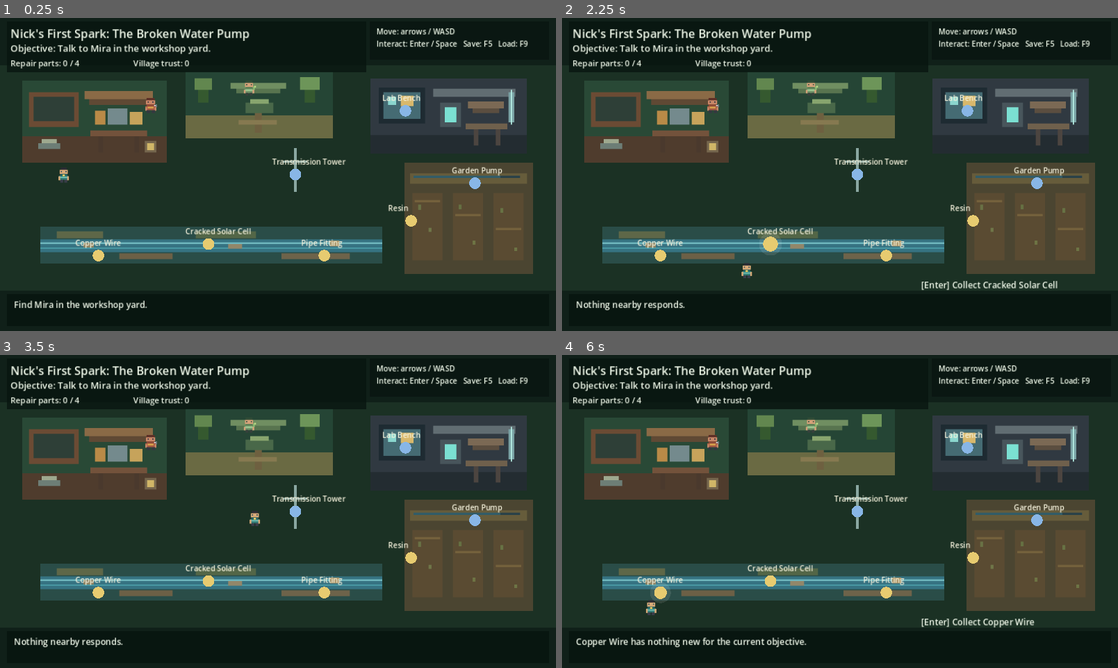
Above: before the commit, frames 1-4 (two rows, left to right).
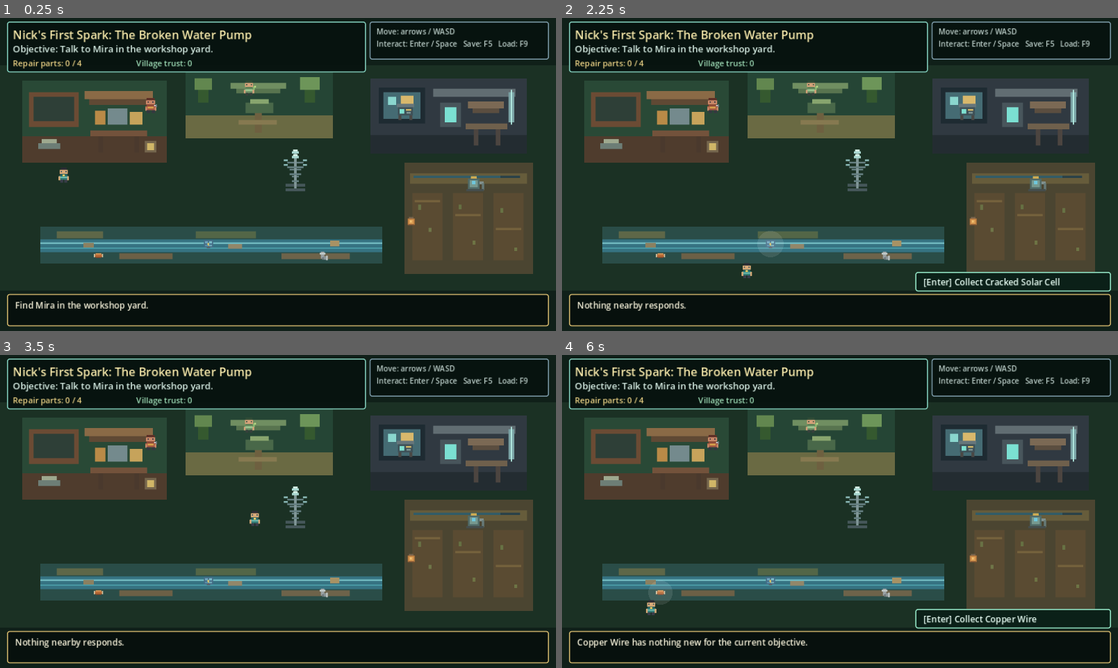
Above: after the commit, the same moments.

Repository: ndrorchestration/nick-luminous-valley
Game: Godot game, scene res://scenes/world/main.tscn
Two runs of this game, one before a commit and one after it. Both use one fixed random seed, a clock stepped at 60 frames per second and the inputs below.
Inputs:
- Up to frame 1 (0.25 s): no input
- Up to frame 2 (2.25 s): tap Enter at 0.5, 0.6, 1.35, 2.1 s; hold Right (ui_right) 0.53-1.28 s; tap Space at 0.77, 1.52 s; hold Down (ui_down) 1.28-2.03 s; hold Right (ui_right) from 2.03 s (still down)
- Up to frame 3 (3.5 s): release Right (ui_right) at 2.78 s; hold Up (ui_up) from 2.78 s (still down); tap Enter at 2.85 s; tap Space at 3.02 s
- Up to frame 4 (6 s): tap Space at 3.5, 3.77, 4.52 s; release Up (ui_up) at 3.53 s; hold Left (ui_left) 3.53-5.03 s; tap Enter every 0.75 s from 3.6 to 5.85 s; hold Down (ui_down) 5.03-5.78 s; hold Right (ui_right) from 5.78 s (still down)

The runs differ from the first frame. In frame 1, 6.6% of the frame differs, in the area x 1-99%, y 1-99%; in frame 2, 7.5%; in frame 3, 6.5%; in frame 4, 7.8%.

Commit message:
Complete first authored props and UI pass
Complete all remaining authored visual slots and strengthen HUD/interaction presentation while preserving verified gameplay and Windows packaging.

Diff:
--- /dev/null
+++ b/assets/art/props/copper_wire_v1.svg
@@ -0,0 +1 @@
+<svg xmlns="http://www.w3.org/2000/svg" width="20" height="20" viewBox="0 0 20 20" shape-rendering="crispEdges"><rect width="20" height="20" fill="none"/><rect x="3" y="8" width="14" height="4" fill="#b96b36"/><rect x="5" y="6" width="10" height="2" fill="#e09b58"/><rect x="5" y="12" width="10" height="2" fill="#7f482b"/><rect x="2" y="7" width="2" height="6" fill="#d2c5a3"/><rect x="16" y="7" width="2" height="6" fill="#d2c5a3"/></svg>
--- /dev/null
+++ b/assets/art/props/garden_pump_v1.svg
@@ -0,0 +1 @@
+<svg xmlns="http://www.w3.org/2000/svg" width="40" height="40" viewBox="0 0 40 40" shape-rendering="crispEdges"><rect width="40" height="40" fill="none"/><rect x="8" y="12" width="20" height="18" fill="#506a67"/><rect x="11" y="15" width="14" height="12" fill="#77998f"/><rect x="28" y="17" width="7" height="5" fill="#81908d"/><rect x="32" y="20" width="4" height="12" fill="#667a78"/><rect x="5" y="30" width="30" height="4" fill="#454d4c"/><rect x="13" y="8" width="10" height="4" fill="#d1ad52"/><rect x="15" y="16" width="6" height="6" fill="#6fc7dd"/></svg>
--- /dev/null
+++ b/assets/art/props/lab_bench_v1.svg
@@ -0,0 +1 @@
+<svg xmlns="http://www.w3.org/2000/svg" width="40" height="40" viewBox="0 0 40 40" shape-rendering="crispEdges"><rect width="40" height="40" fill="none"/><rect x="5" y="8" width="30" height="6" fill="#66767b"/><rect x="7" y="14" width="26" height="14" fill="#3e5158"/><rect x="10" y="17" width="8" height="8" fill="#7ee0d0"/><rect x="21" y="17" width="9" height="3" fill="#d6ba68"/><rect x="22" y="22" width="7" height="3" fill="#7c9292"/><rect x="8" y="28" width="5" height="8" fill="#4a4845"/><rect x="27" y="28" width="5" height="8" fill="#4a4845"/></svg>
--- /dev/null
+++ b/assets/art/props/pipe_fitting_v1.svg
@@ -0,0 +1 @@
+<svg xmlns="http://www.w3.org/2000/svg" width="20" height="20" viewBox="0 0 20 20" shape-rendering="crispEdges"><rect width="20" height="20" fill="none"/><rect x="4" y="3" width="6" height="12" fill="#9aa2a4"/><rect x="8" y="11" width="8" height="6" fill="#8a9396"/><rect x="2" y="5" width="10" height="3" fill="#c3cbca"/><rect x="6" y="13" width="3" height="4" fill="#6d777a"/><rect x="13" y="10" width="3" height="8" fill="#b8bfbe"/></svg>
--- /dev/null
+++ b/assets/art/props/resin_v1.svg
@@ -0,0 +1 @@
+<svg xmlns="http://www.w3.org/2000/svg" width="20" height="20" viewBox="0 0 20 20" shape-rendering="crispEdges"><rect width="20" height="20" fill="none"/><rect x="6" y="3" width="8" height="3" fill="#75614b"/><rect x="4" y="6" width="12" height="11" fill="#bd7d3f"/><rect x="6" y="8" width="8" height="7" fill="#d99b52"/><rect x="8" y="9" width="3" height="4" fill="#f2c272"/><rect x="5" y="16" width="10" height="2" fill="#785335"/></svg>
--- /dev/null
+++ b/assets/art/props/solar_cell_v1.svg
@@ -0,0 +1 @@
+<svg xmlns="http://www.w3.org/2000/svg" width="20" height="20" viewBox="0 0 20 20" shape-rendering="crispEdges"><rect width="20" height="20" fill="none"/><rect x="2" y="3" width="16" height="13" fill="#456d87"/><rect x="4" y="5" width="5" height="4" fill="#6ea4bb"/><rect x="11" y="5" width="5" height="4" fill="#78b8c5"/><rect x="4" y="11" width="5" height="3" fill="#568ea7"/><rect x="11" y="11" width="5" height="3" fill="#6fa7b5"/><rect x="9" y="8" width="2" height="5" fill="#d8c56a"/><rect x="8" y="9" width="2" height="2" fill="#d8c56a"/><rect x="7" y="15" width="6" height="2" fill="#5a5f65"/></svg>
--- /dev/null
+++ b/assets/art/props/transmission_tower_v1.svg
@@ -0,0 +1 @@
+<svg xmlns="http://www.w3.org/2000/svg" width="48" height="72" viewBox="0 0 48 72" shape-rendering="crispEdges"><rect width="48" height="72" fill="none"/><rect x="22" y="8" width="4" height="52" fill="#819798"/><rect x="10" y="22" width="28" height="3" fill="#657f81"/><rect x="14" y="34" width="20" height="3" fill="#657f81"/><rect x="18" y="46" width="12" height="3" fill="#657f81"/><rect x="7" y="60" width="34" height="5" fill="#46575a"/><rect x="18" y="4" width="12" height="4" fill="#a9d7d0"/><rect x="20" y="1" width="8" height="3" fill="#d8f4e8"/><rect x="4" y="18" width="7" height="3" fill="#88b6b4"/><rect x="37" y="18" width="7" height="3" fill="#88b6b4"/></svg>
--- a/data/visual_assets.json
+++ b/data/visual_assets.json
@@ -5,13 +5,13 @@
     "player": {"path": "res://assets/art/characters/nick_field_v1.svg", "size": [32, 32]},
     "mira": {"path": "res://assets/art/characters/mira_field_v1.svg", "size": [32, 32]},
     "sora": {"path": "res://assets/art/characters/sora_field_v1.svg", "size": [32, 32]},
-    "wire": {"path": "", "size": [20, 20]},
-    "solar": {"path": "", "size": [20, 20]},
-    "pipe": {"path": "", "size": [20, 20]},
-    "resin": {"path": "", "size": [20, 20]},
-    "lab": {"path": "", "size": [40, 40]},
-    "pump": {"path": "", "size": [40, 40]},
-    "tower": {"path": "", "size": [48, 72]},
+    "wire": {"path": "res://assets/art/props/copper_wire_v1.svg", "size": [20, 20]},
+    "solar": {"path": "res://assets/art/props/solar_cell_v1.svg", "size": [20, 20]},
+    "pipe": {"path": "res://assets/art/props/pipe_fitting_v1.svg", "size": [20, 20]},
+    "resin": {"path": "res://assets/art/props/resin_v1.svg", "size": [20, 20]},
+    "lab": {"path": "res://assets/art/props/lab_bench_v1.svg", "size": [40, 40]},
+    "pump": {"path": "res://assets/art/props/garden_pump_v1.svg", "size": [40, 40]},
+    "tower": {"path": "res://assets/art/props/transmission_tower_v1.svg", "size": [48, 72]},
     "zone_workshop": {"path": "res://assets/art/environment/workshop_yard_v1.svg", "rect": [38, 108, 250, 142]},
     "zone_green": {"path": "res://assets/art/environment/village_green_v1.svg", "rect": [320, 92, 255, 116]},
     "zone_lab": {"path": "res://assets/art/environment/grandfathers_lab_v1.svg", "rect": [640, 104, 270, 130]},
--- a/scripts/ui/hud.gd
+++ b/scripts/ui/hud.gd
@@ -6,20 +6,22 @@
 var trust_label: Label
 var message_label: Label
 var hint_label: Label
+var hint_panel: Panel
 
 func build_ui() -> void:
-	_add_panel(Vector2(12, 6), Vector2(620, 88), Color(0.03, 0.08, 0.06, 0.78))
-	_add_panel(Vector2(638, 6), Vector2(310, 66), Color(0.03, 0.08, 0.06, 0.72))
-	_add_panel(Vector2(12, 476), Vector2(936, 56), Color(0.03, 0.08, 0.06, 0.88))
+	_add_panel(Vector2(12, 6), Vector2(620, 88), Color(0.025, 0.07, 0.055, 0.92), Color("78bfae"))
+	_add_panel(Vector2(638, 6), Vector2(310, 66), Color(0.025, 0.07, 0.055, 0.88), Color("718f9b"))
+	_add_panel(Vector2(12, 476), Vector2(936, 56), Color(0.025, 0.06, 0.05, 0.94), Color("c0a864"))
+	hint_panel = _add_panel(Vector2(610, 438), Vector2(338, 34), Color(0.04, 0.12, 0.09, 0.94), Color("8bd9ba"))
 
-	title_label = _make_label(Vector2(18, 12), Vector2(520, 28), 20)
-	objective_label = _make_label(Vector2(18, 41), Vector2(620, 25), 16)
-	inventory_label = _make_label(Vector2(18, 68), Vector2(210, 22), 14)
-	trust_label = _make_label(Vector2(230, 68), Vector2(210, 22), 14)
-	hint_label = _make_label(Vector2(620, 450), Vector2(320, 24), 15)
-	message_label = _make_label(Vector2(24, 484), Vector2(912, 44), 15)
+	title_label = _make_label(Vector2(22, 14), Vector2(500, 26), 20, Color("f5e7a9"))
+	objective_label = _make_label(Vector2(22, 42), Vector2(596, 24), 16, Color("d8eee5"))
+	inventory_label = _make_label(Vector2(22, 68), Vector2(210, 20), 14, Color("e8cf83"))
+	trust_label = _make_label(Vector2(235, 68), Vector2(210, 20), 14, Color("9ddbb5"))
+	hint_label = _make_label(Vector2(624, 445), Vector2(310, 22), 15, Color("e9fff5"))
+	message_label = _make_label(Vector2(26, 485), Vector2(904, 40), 15, Color("f5f0d8"))
 
-	var help := _make_label(Vector2(650, 14), Vector2(290, 52), 13)
+	var help := _make_label(Vector2(650, 14), Vector2(290, 52), 13, Color("b9cbc6"))
 	help.text = "Move: arrows / WASD\nInteract: Enter / Space   Save: F5   Load: F9"
 
 func refresh(title: String, objective: String, part_count: int, trust: int, message: String, hint: String) -> void:
@@ -29,20 +31,33 @@
 	trust_label.text = "Village trust: %d" % trust
 	message_label.text = message
 	hint_label.text = hint
+	hint_panel.visible = not hint.is_empty()
 
-func _add_panel(pos: Vector2, dimensions: Vector2, color: Color) -> void:
-	var panel := ColorRect.new()
+func _add_panel(pos: Vector2, dimensions: Vector2, color: Color, border_color: Color) -> Panel:
+	var panel := Panel.new()
 	panel.position = pos
 	panel.size = dimensions
-	panel.color = color
+	var style := StyleBoxFlat.new()
+	style.bg_color = color
+	style.border_color = border_color
+	style.border_width_left = 2
+	style.border_width_top = 2
+	style.border_width_right = 2
+	style.border_width_bottom = 2
+	style.corner_radius_top_left = 4
+	style.corner_radius_top_right = 4
+	style.corner_radius_bottom_left = 4
+	style.corner_radius_bottom_right = 4
+	panel.add_theme_stylebox_override("panel", style)
 	add_child(panel)
+	return panel
 
-func _make_label(pos: Vector2, dimensions: Vector2, font_size: int) -> Label:
+func _make_label(pos: Vector2, dimensions: Vector2, font_size: int, font_color: Color) -> Label:
 	var label := Label.new()
 	label.position = pos
 	label.size = dimensions
 	label.add_theme_font_size_override("font_size", font_size)
-	label.add_theme_color_override("font_color", Color("eef7e8"))
+	label.add_theme_color_override("font_color", font_color)
 	label.autowrap_mode = TextServer.AUTOWRAP_WORD_SMART
 	add_child(label)
 	return label
--- a/tests/vertical_slice_smoke.gd
+++ b/tests/vertical_slice_smoke.gd
@@ -21,10 +21,11 @@
 	await process_frame
 
 	_check(world.hud != null, "HUD must be composed as a dedicated runtime component.")
+	_check(world.hud.hint_panel != null, "HUD must expose a dedicated interaction prompt panel.")
 	_check(world.world_renderer != null, "World renderer must be composed as a dedicated runtime component.")
 	_check(int(world.world_renderer.asset_manifest.get("schema_version", 0)) == 1, "Visual asset manifest schema version must be 1.")
-	_check(world.world_renderer.asset_textures.size() == 9, "Character + environment pass must load exactly nine authored textures.")
-	for slot_id in ["player","mira","sora","zone_workshop","zone_green","zone_lab","zone_creek","garden_before","garden_after"]:
+	_check(world.world_renderer.asset_textures.size() == 16, "First authored pass must load all sixteen visual slots.")
+	for slot_id in ["player","mira","sora","wire","solar","pipe","resin","lab","pump","tower","zone_workshop","zone_green","zone_lab","zone_creek","garden_before","garden_after"]:
 		_check(world.world_renderer.asset_textures.has(slot_id), "Authored visual slot must load: %s" % slot_id)
 	_check(world.points.size() == 9, "Content model must load nine interaction points.")
 	_check(world.stage == 0, "Initial quest stage must be 0.")
@@ -35,7 +36,6 @@
 	world.player_position = Vector2(260, 150)
 	world._interact()
 	_check(world.stage == 1, "Mira must advance stage 0 -> 1.")
-
 	world.player_position = Vector2(430, 120)
 	world._interact()
 	_check(world.stage == 2, "Sora must advance stage 1 -> 2.")
@@ -45,25 +45,20 @@
 		world._interact()
 
 	_check(world.inventory.size() == 3, "Three pickups must produce three collected parts.")
-
 	world.player_position = Vector2(700, 160)
 	world._interact()
 	_check(world.stage == 2, "Lab must block progression with a missing part.")
-
 	world.player_position = Vector2(710, 350)
 	world._interact()
 	_check(world.inventory.size() == 4, "Fourth pickup must complete required parts.")
-
 	world.player_position = Vector2(700, 160)
 	world._interact()
 	_check(world.stage == 3, "Complete parts at lab must advance stage 2 -> 3.")
-
 	world.player_position = Vector2(820, 285)
 	world._interact()
 	_check(world.stage == 4, "Pump installation must advance stage 3 -> 4.")
 	_check(world.world_changed == true, "Pump installation must change world state.")
 	_check(world.village_trust == 1, "Pump installation must increase village trust.")
-
 	world.player_position = Vector2(510, 270)
 	world._interact()
 	_check(world.stage == 5, "Tower interaction must complete the vertical slice.")
